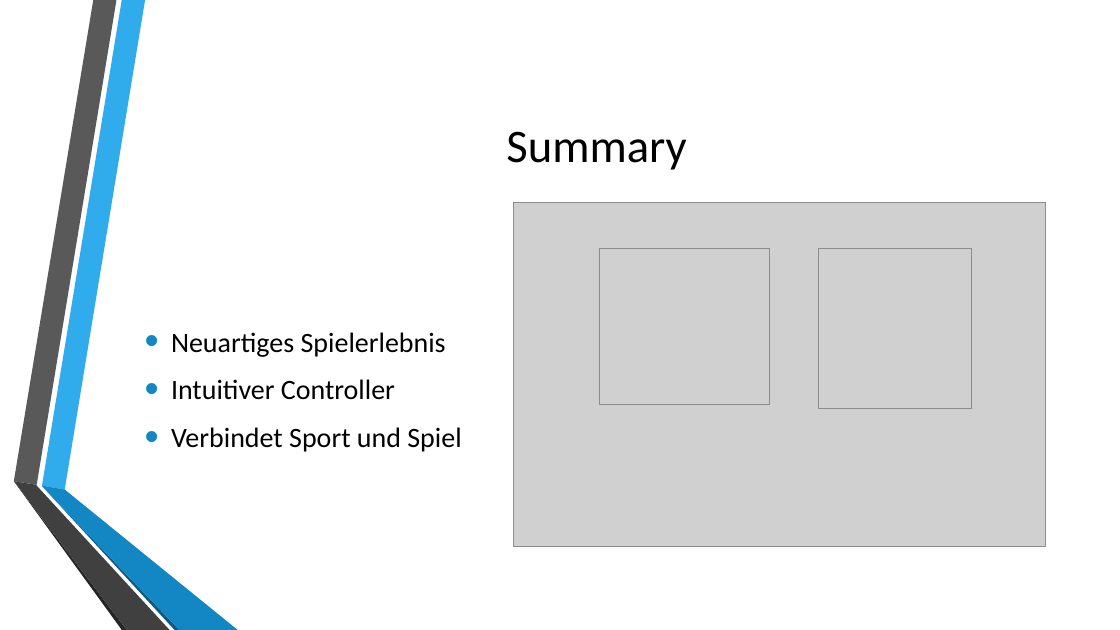
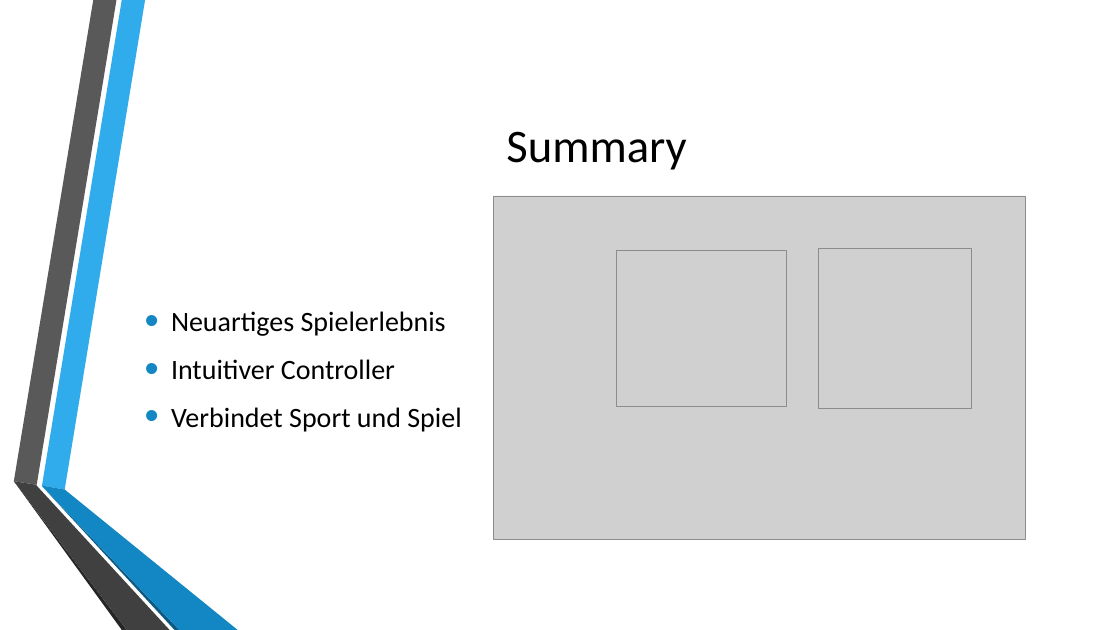
Before and after one commit to SweetyGott/HCIMonster, a slide deck: slide 10 of Projekt/presentation.pptx. Drawn at 1120x630 pixels with LibreOffice and Linux fonts; fonts in the diff are those of the drawing; grey boxes stand for pictures; background and template pictures are left out. Boxes give left, top, right and bottom in pixels: in the first picture for what was removed or moved away, otherwise in the second. Text is boxed around its words. In the diff, an @@ line names an element or a change of style, - is before the commit and + after.

```diff
--- a/Projekt/presentation.pptx
+++ b/Projekt/presentation.pptx
@@ picture: place and size @@
-picture at [514,202,1046,546]
+picture at [494,196,1026,539]
@@ text "Neuartiges Spielerlebnis": place and size @@
-text "Neuartiges Spielerlebnis" at [171,332,461,452]
+text "Neuartiges Spielerlebnis" at [171,311,461,432]
@@ picture: place and size @@
-picture at [600,249,770,405]
+picture at [617,250,786,407]
```
Also in this commit, not shown: 5 other slides changed, 4 slides removed.
